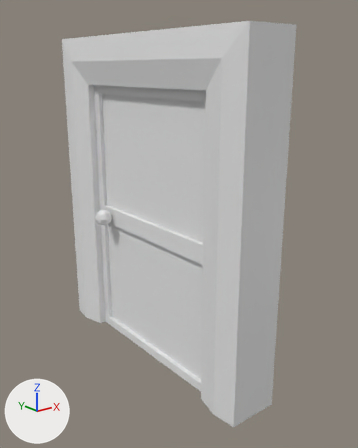
The FBX model MuseumImmersionHW4/Assets/Models/Door_001/Door_001.fbx: old version first, new version second.
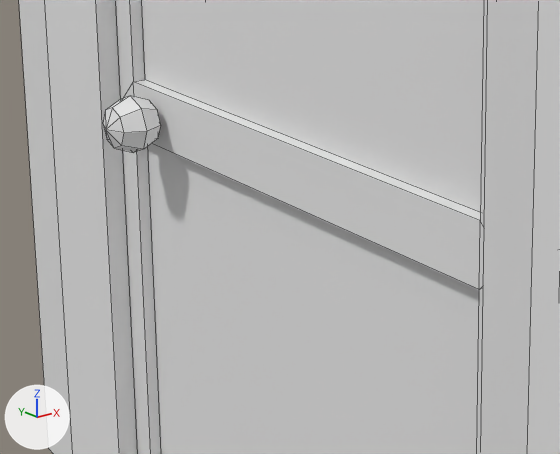
Old and new are each drawn whole from a 50 mm lens placed at (-5.61, -8.36, 6.34), pointed at (0.78, -0.37, 3.15) and again close up on the part from 18% to 63% of the width and 41% to 70% of the height. The lights are fixed; the arrows at lower left show +X, +Y and +Z. The close-ups show mesh edges as thin lines. Objects named as collision shapes, trigger or cutter boxes, shadow casters or lower levels of detail are left out. Where no turn or scale is listed for an object, it has been applied to the vertices.

The first close-up shows 'Door', 'DoorFrame'.
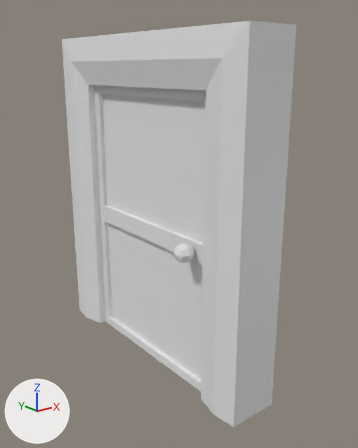
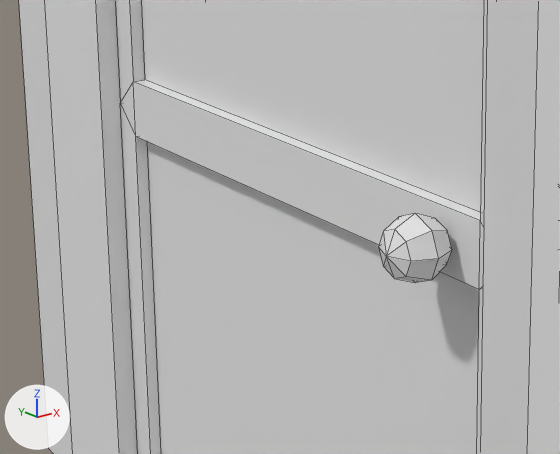
Boxes (x1, y1, x2, y2) around the edits, measured in the close-ups (560 x 454 px; the box of a moved part takes in the faces that stretch with it):
```json
{"object": "Door", "change": "reshaped", "before": [103, 0, 487, 454], "after": [115, 0, 487, 454]}
{"part": 1, "of": "me_plane", "change": "moved or reshaped", "before": [103, 96, 161, 153], "after": [379, 213, 452, 282]}
```

Scene script edits in JSON lines:
```json
{"block": "me_plane", "where": "me_plane.from_pydata(...)  # 96 vertices, 108 faces; spans x -0.7..0.7, y -4.0..0.0, z 0.0..6.0"}
{"block": "me_plane", "where": "# used by ob_door; location = (0.5, 2.0, 0.0)"}
{"block": "me_plane", "change": "me_plane part 1: the loose piece of 26 vertices spanning x -0.7..-0.3, y -0.7..-0.3, z 2.8..3.2 is moved by (0.0, -3.0, 0.0)"}
```
